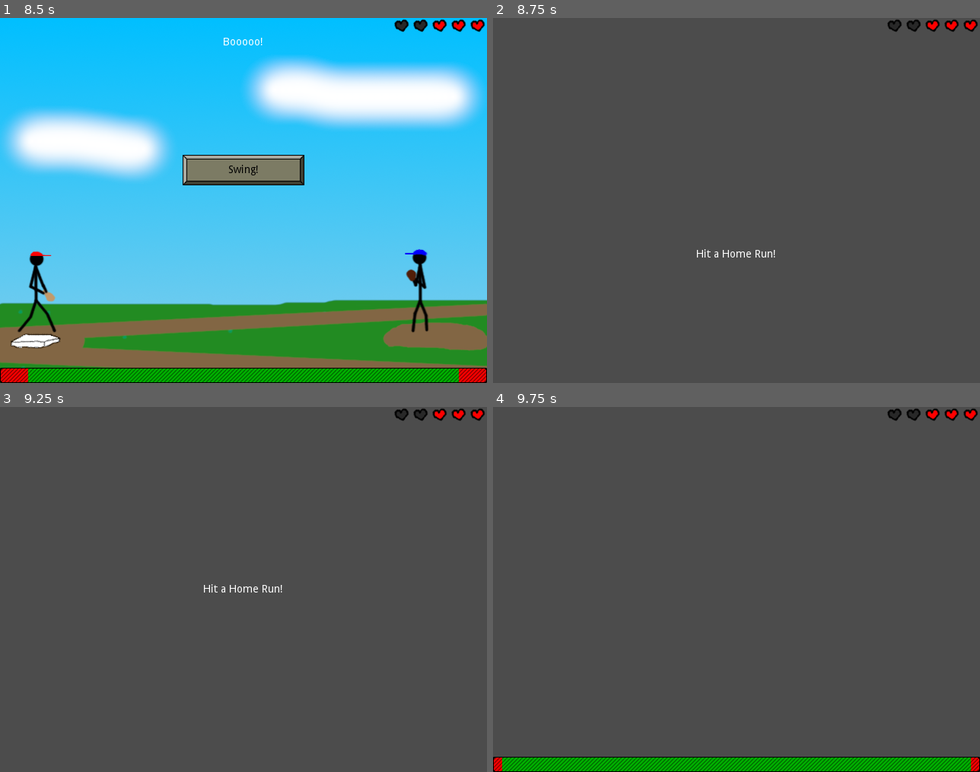
Above: before the commit, frames 1-4 (two rows, left to right).
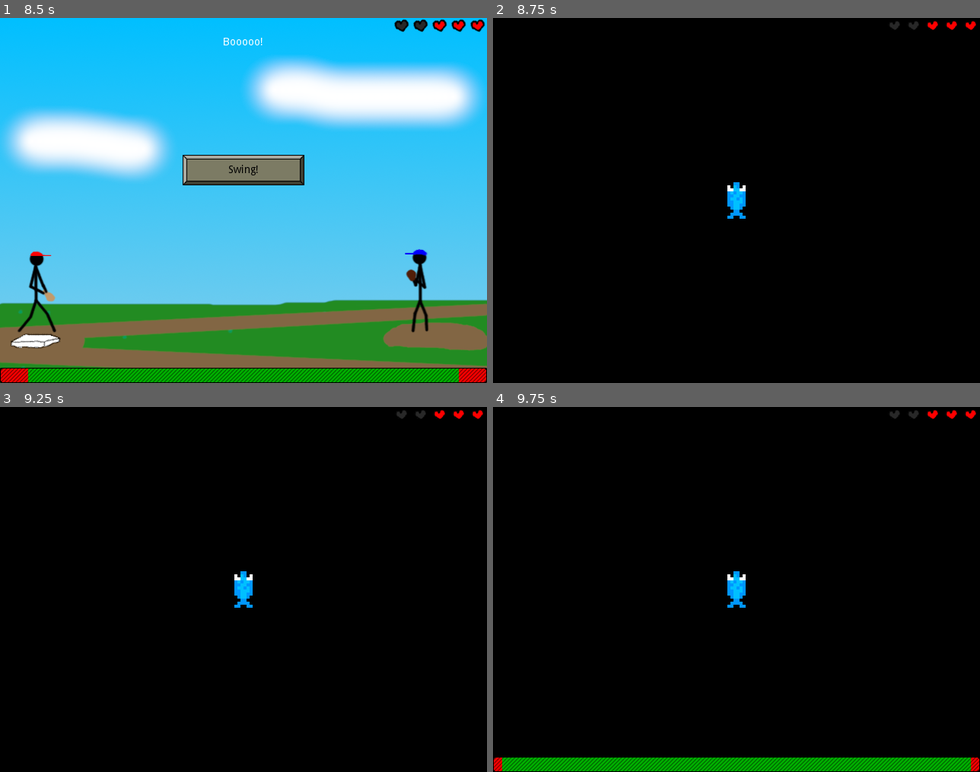
Above: after the commit, the same moments.

Repository: swashdev/minigame-madness
Game: Godot game, scene res://master/scenes/main.tscn
Two runs of this game, one before a commit and one after it. Both use one fixed random seed, a clock stepped at 60 frames per second and the inputs below.
Inputs:
- Up to frame 1 (8.5 s): tap Enter at 0.5 s; hold Right (ui_right) 0.53-1.28 s; tap Space (ui_select) at 0.77, 1.52, 3.02, 3.77, 4.52, 5.75, 6.02, 6.77, 7.52 s; hold Down (ui_down) 1.28-2.03 s; hold Right (ui_right) 2.03-2.78 s; hold Up (ui_up) 2.78-3.53 s; hold Left (ui_left) 3.53-5.03 s; hold Down (ui_down) 5.03-5.78 s; hold Right (ui_right) 5.78-6.53 s; tap A at 6.5 s; hold Up (ui_up) 6.53-7.28 s; hold Right (ui_right) 7.28-8.03 s; hold Down (ui_down) from 8.03 s (still down)
- Up to frame 2 (8.75 s): keep holding Down (ui_down)
- Up to frame 3 (9.25 s): tap A at 8.75 s; release Down (ui_down) at 8.78 s; hold Left (ui_left) from 8.78 s (still down); tap Space (ui_select) at 9.02 s
- Up to frame 4 (9.75 s): tap A at 9.5 s; release Left (ui_left) at 9.53 s; hold Up (ui_up) from 9.53 s (still down)

Frame 1 is identical in both runs. In frame 2, 100% of the frame differs, in the area x 0-100%, y 0-100%; in frame 3, 100%; in frame 4, 96%.
Error before the commit: Invalid call. Nonexistent function 'instance' in base 'Nil'. (res://master/scripts/minigame_canvas.gd:48)

Commit message:
add the AnchovyQuest PackedScene to the canvas.

Diff:
--- a/master/scenes/minigame_canvas.tscn
+++ b/master/scenes/minigame_canvas.tscn
@@ -1,12 +1,14 @@
-[gd_scene load_steps=5 format=2]
+[gd_scene load_steps=6 format=2]
 
 [ext_resource path="res://master/scripts/minigame_canvas.gd" type="Script" id=1]
 [ext_resource path="res://mini/ragdoll/scenes/ragdoll.tscn" type="PackedScene" id=2]
 [ext_resource path="res://mini/saw/scenes/saw_minigame.tscn" type="PackedScene" id=3]
 [ext_resource path="res://mini/baseball/scenes/baseball_minigame.tscn" type="PackedScene" id=4]
+[ext_resource path="res://mini/anchovy_quest/scenes/anchovy_game.tscn" type="PackedScene" id=5]
 
 [node name="MinigameCanvas" type="Node2D"]
 script = ExtResource( 1 )
 Minigame1 = ExtResource( 2 )
 Minigame2 = ExtResource( 3 )
 Minigame3 = ExtResource( 4 )
+Minigame4 = ExtResource( 5 )
